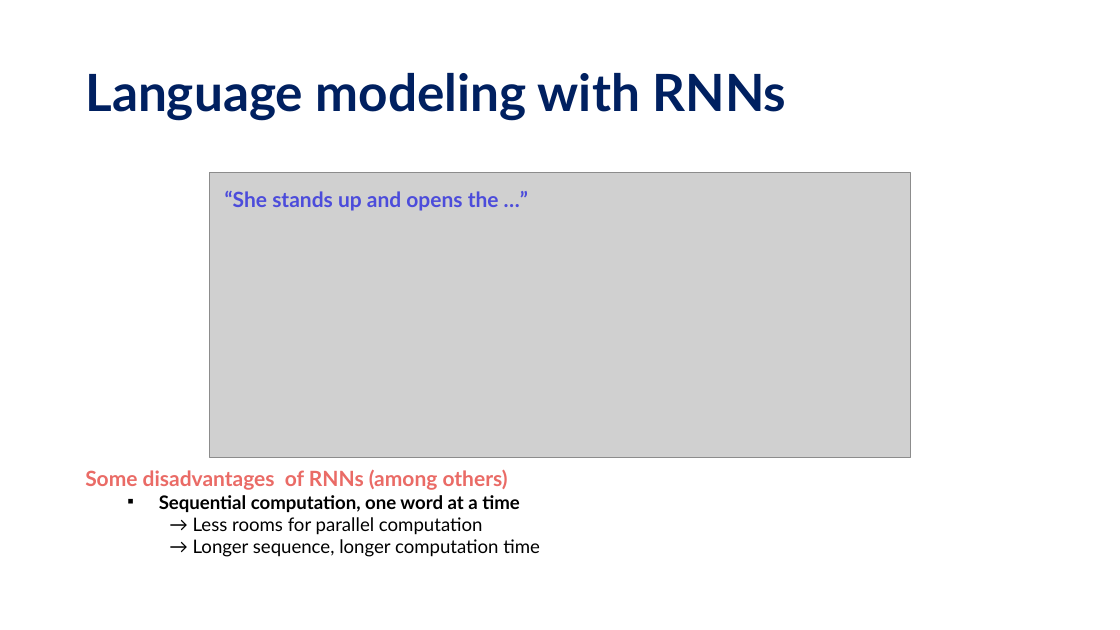
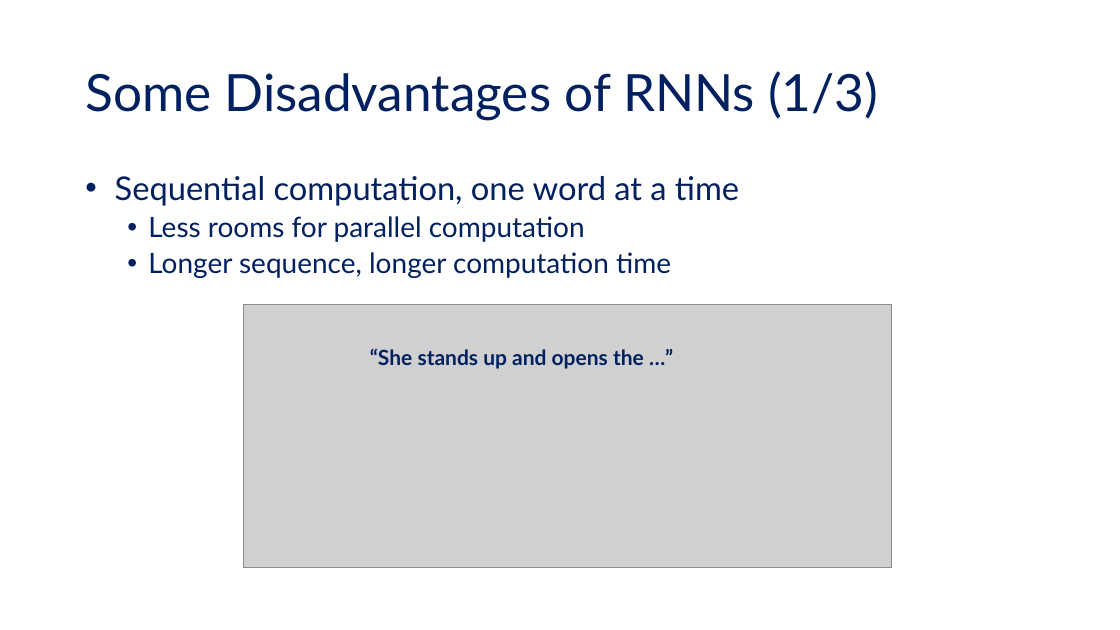
Before and after one commit to tanquangduong/transformer-pt, a slide deck: slide 7 of presentation/Transformer_Udemy/Udemy_P2_Introduction to Transformer.pptx (slide 5 before the commit). Drawn at 1120x630 pixels with LibreOffice and Linux fonts; fonts in the diff are those of the drawing; grey boxes stand for pictures. Boxes give left, top, right and bottom in pixels: in the first picture for what was removed or moved away, otherwise in the second. Text is boxed around its words. In the diff, an @@ line names an element or a change of style, - is before the commit and + after.

```diff
--- a/presentation/Transformer_Udemy/Udemy_P2_Introduction to Transformer.pptx
+++ b/presentation/Transformer_Udemy/Udemy_P2_Introduction to Transformer.pptx
@@ title at <box>85,71,878,120</box>: text changed; bold off @@
-Language modeling with RNNs
+Some Disadvantages of RNNs (1/3)
@@ text "Sequential computation, one word at ...": place and size @@
-text "Sequential computation, one word at ..." at <box>85,470,540,557</box>
+text "Sequential computation, one word at ..." at <box>115,176,739,278</box>
@@ text at <box>115,176,739,206</box>: size 16 to 28 pt, text colour #000000 to #002060, bold off in "Sequential computation, one word at a time"; bullet ▪ to •; list level 2 to 1 in "Sequential computation, one word at ..."; line spacing 1 to 0.9 @@
@@ text at <box>148,216,671,278</box>: text changed; size 16 to 24 pt; text colour #000000 to #002060 @@
-    → Less rooms for parallel computation
-    → Longer sequence, longer computation time
+  • Less rooms for parallel computation
+  • Longer sequence, longer computation time
@@ picture: place and size @@
-picture at <box>209,173,911,458</box>
+picture at <box>244,305,892,568</box>
@@ text "“She stands up and opens ...": place and size @@
-text "“She stands up and opens ..." at <box>225,191,499,211</box>
+text "“She stands up and opens ..." at <box>370,349,644,369</box>
@@ text "“She stands up and opens ..." at <box>370,349,644,369</box>: text colour #4C4CDB to #002060 @@
@@ text at <box>85,470,508,490</box>: paragraph removed @@
-Some disadvantages of RNNs (among others)
```
Also in this commit, not shown: 75 other slides changed, 25 slides added, 8 slides removed, 20 other files.
